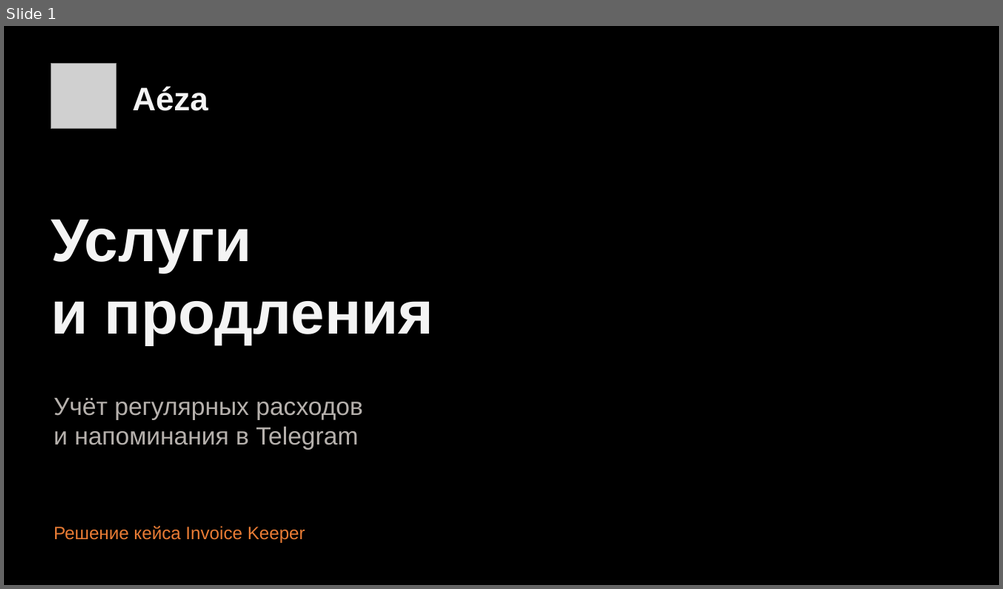
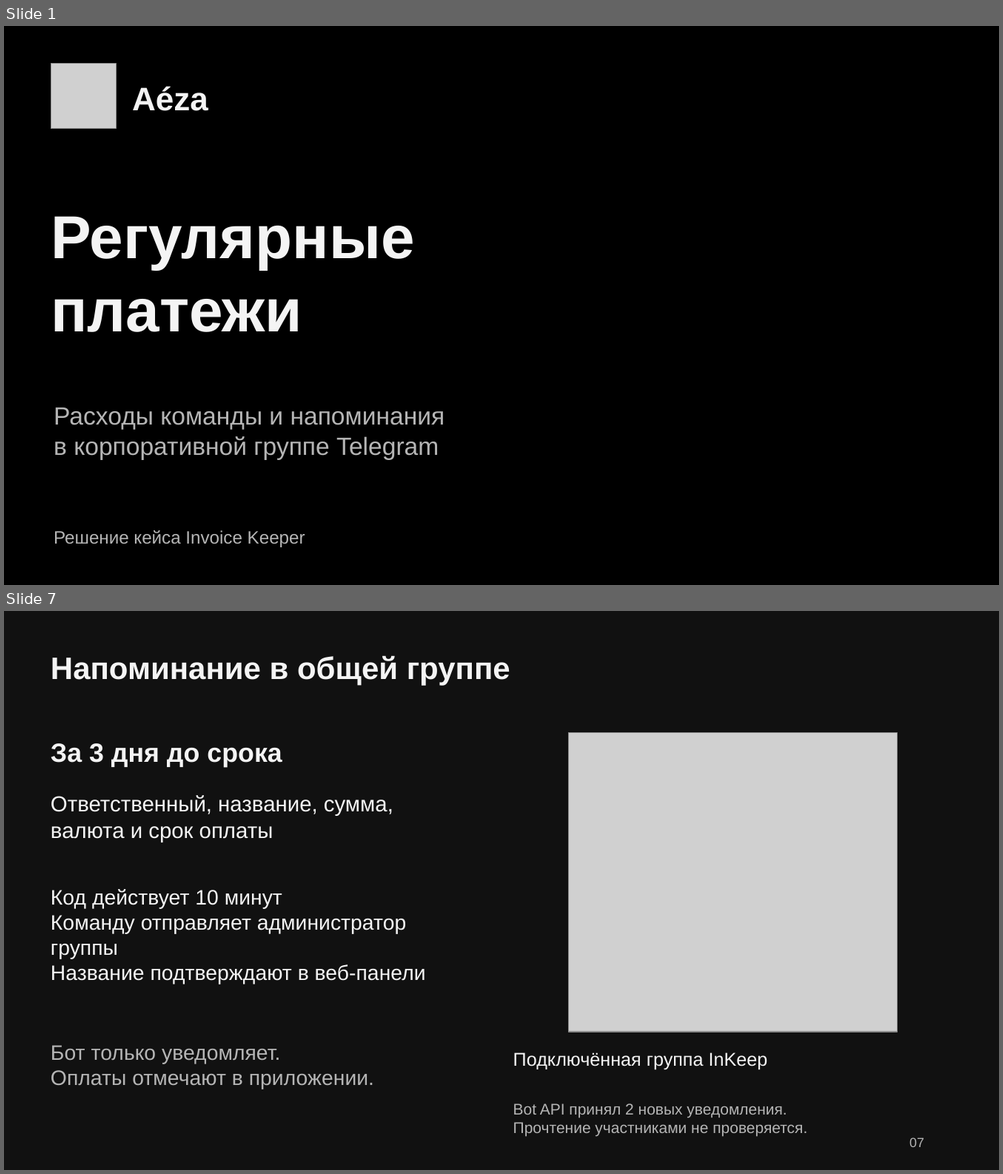
Before and after one commit to MadSparr0w0/aeza-renewals, a slide deck: deliverables/Rex_aeza_InvoiceKeeper.pptx. Shown one above the other, each under a label of ours: slide 1 before the commit, slides 1 and 7 after it; the slides between them are not shown. The pictures are 1003x589 and 1003x1174 pixels, drawn with LibreOffice and Linux fonts; fonts in the diff are those of the drawing; grey boxes stand for pictures. Boxes give left, top, right and bottom in pixels: in the first picture for what was removed or moved away, otherwise in the second. Text is boxed around its words. In the diff, an @@ line names an element or a change of style, - is before the commit and + after.

```diff
--- a/deliverables/Rex_aeza_InvoiceKeeper.pptx
+++ b/deliverables/Rex_aeza_InvoiceKeeper.pptx
@@ slide 7 added at bbox=[4, 611, 999, 1170], background #111111 @@
@@ text added at bbox=[51, 655, 510, 685], 30 pt, text #F4F4F4, bold @@
+Напоминание в общей группе
@@ text added at bbox=[51, 743, 282, 767], 25.5 pt, text #F4F4F4, bold @@
+За 3 дня до срока
@@ picture added at bbox=[568, 733, 897, 1033] @@
@@ text added at bbox=[51, 795, 393, 843], 21 pt, text #F4F4F4 @@
+Ответственный, название, сумма,
+валюта и срок оплаты
@@ text added at bbox=[51, 889, 426, 985], 20.2 pt, text #F4F4F4 @@
+Код действует 10 минут
+Команду отправляет администратор группы
+Название подтверждают в веб-панели
@@ text added at bbox=[51, 1045, 374, 1090], 20.2 pt, text #B5B5B5 @@
+Бот только уведомляет.
+Оплаты отмечают в приложении.
@@ text added at bbox=[513, 1053, 768, 1071], 18 pt, text #F4F4F4 @@
+Подключённая группа InKeep
@@ text added at bbox=[513, 1104, 807, 1137], 15 pt, text #B5B5B5 @@
+Bot API принял 2 новых уведомления.
+Прочтение участниками не проверяется.
@@ text added at bbox=[909, 1138, 924, 1147], 12.8 pt, text #B5B5B5 @@
+07
@@ slide 1 changed as well @@
@@ text at bbox=[51, 216, 415, 332]: text changed @@
-Услуги
-и продления
+Регулярные
+платежи
@@ text at bbox=[54, 408, 445, 460]: text changed; text colour #B6B1AD to #B5B5B5 @@
-Учёт регулярных расходов
-и напоминания в Telegram
+Расходы команды и напоминания
+в корпоративной группе Telegram
@@ text "Решение кейса Invoice Keeper" at bbox=[54, 531, 305, 548]: text colour #E97C35 to #B5B5B5 @@
```
Also in this commit, not shown: 6 other slides changed, 7 other slides added, 8 slides removed, 9 other files.
